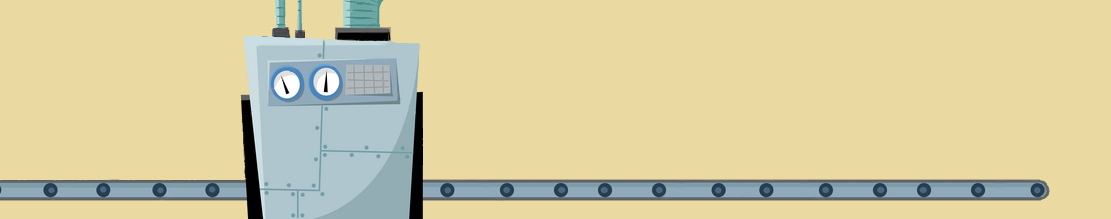
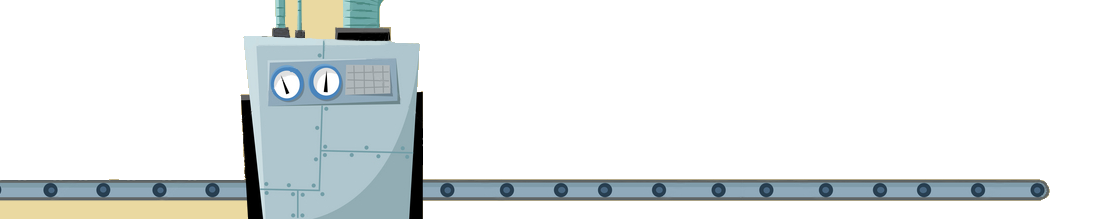
Two versions of the same layered image (1111 x 219). Layer-by-layer changes:
painted on "Layer" over [0, 0, 1111, 219]
